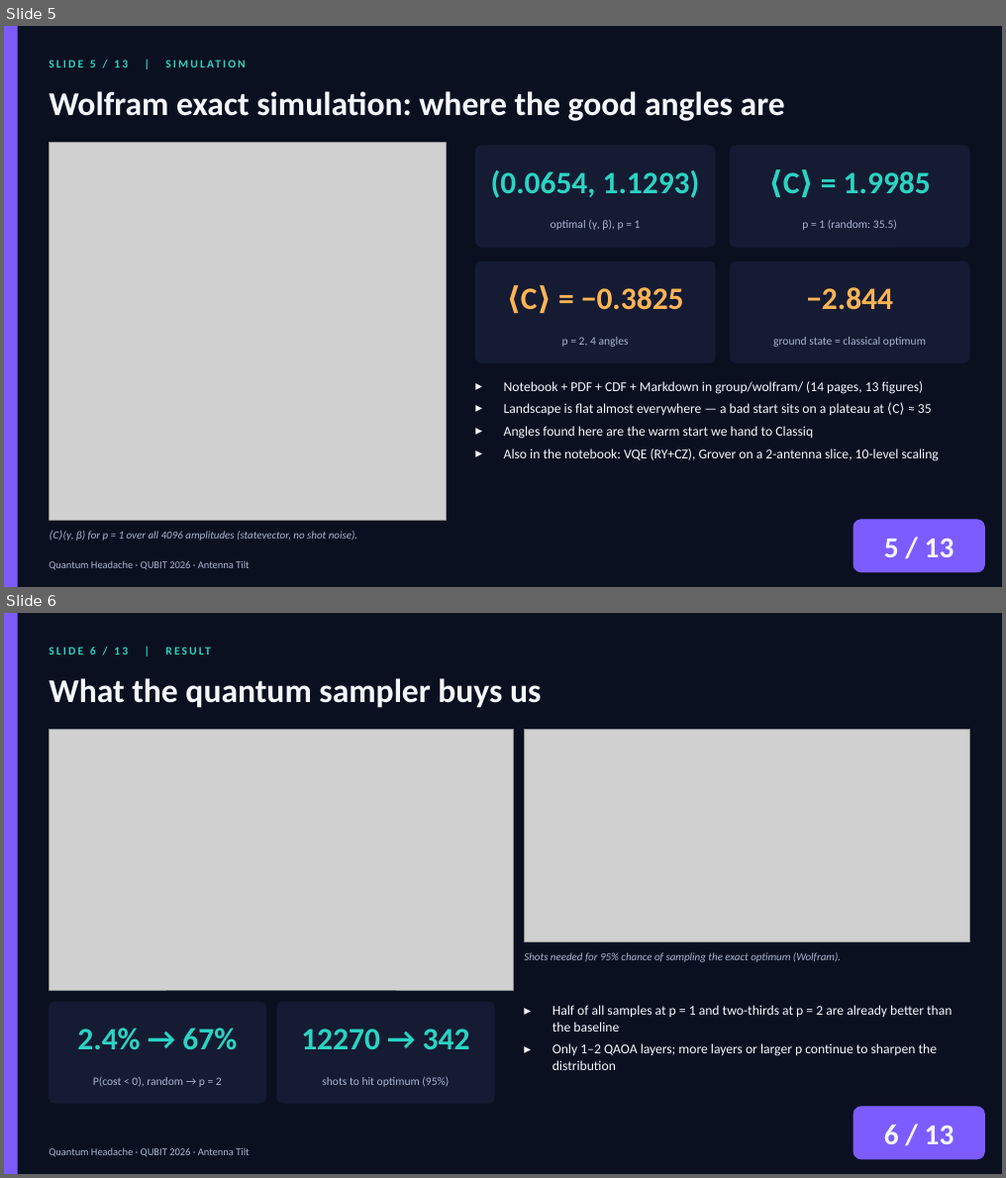
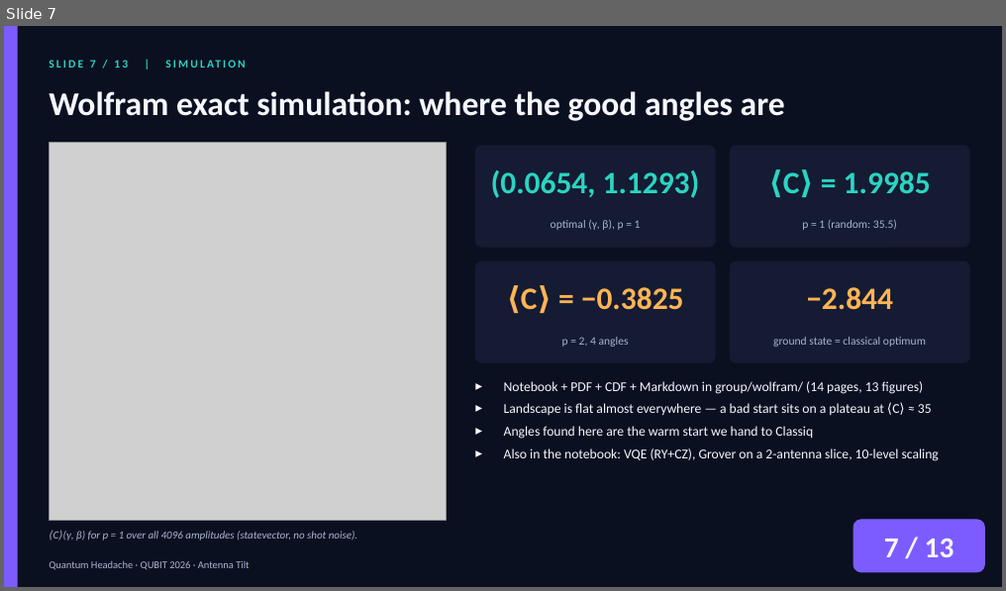
Before and after one commit to zuwasi/quantum-headache-antenna-tilt, a slide deck: presentation/QuantumHeadache_AntennaTilt.pptx. Shown one above the other, each under a label of ours: slides 5 and 6 before the commit, slide 7 after it. The pictures are 1006x1178 and 1006x591 pixels, drawn with LibreOffice and Linux fonts; fonts in the diff are those of the drawing; grey boxes stand for pictures. Boxes give left, top, right and bottom in pixels: in the first picture for what was removed or moved away, otherwise in the second. Text is boxed around its words. In the diff, an @@ line names an element or a change of style, - is before the commit and + after.

```diff
--- a/presentation/QuantumHeadache_AntennaTilt.pptx
+++ b/presentation/QuantumHeadache_AntennaTilt.pptx
@@ slide 6 removed at [4, 613, 1002, 1174], background #0B1020 @@
@@ rectangle removed at [4, 613, 18, 1174] @@
@@ text removed at [49, 647, 128, 655] @@
-SLIDE 6 / 13 | RESULT
@@ text removed at [49, 678, 541, 708] @@
-What the quantum sampler buys us
@@ picture removed at [49, 729, 513, 990] @@
@@ picture removed at [525, 729, 969, 943] @@
@@ text removed at [524, 953, 841, 962] @@
-Shots needed for 95% chance of sampling the exact optimum (Wolfram).
@@ rounded rectangle removed at [49, 1002, 266, 1103] @@
@@ text removed at [77, 1028, 237, 1051] @@
-2.4% → 67%
@@ rounded rectangle removed at [277, 1002, 494, 1103] @@
@@ text removed at [552, 1005, 951, 1070] @@
-▸ Half of all samples at p = 1 and two-thirds at p = 2 are already better than the baseline
-▸ Only 1–2 QAOA layers; more layers or larger p continue to sharpen the distribution
@@ text removed at [301, 1029, 470, 1050] @@
-12270 → 342
@@ text removed at [93, 1077, 222, 1087] @@
-P(cost < 0), random → p = 2
@@ text removed at [322, 1077, 449, 1087] @@
-shots to hit optimum (95%)
@@ rounded rectangle removed at [853, 1107, 985, 1159] @@
@@ text removed at [884, 1125, 954, 1145] @@
-6 / 13
@@ text removed at [49, 1149, 249, 1157] @@
-Quantum Headache · QUBIT 2026 · Antenna Tilt
@@ what was slide 5 is now slide 7 @@
@@ slide 7 changed as well @@
@@ text at [49, 60, 412, 116]: text changed @@
-SLIDE 5 / 13 | SIMULATION
+SLIDE 7 / 13 | SIMULATION
@@ text at [884, 539, 954, 558]: text changed @@
-5 / 13
+7 / 13
```
Also in this commit, not shown: 8 other slides changed, 4 slides added, 3 other slides removed, 9 other files.
